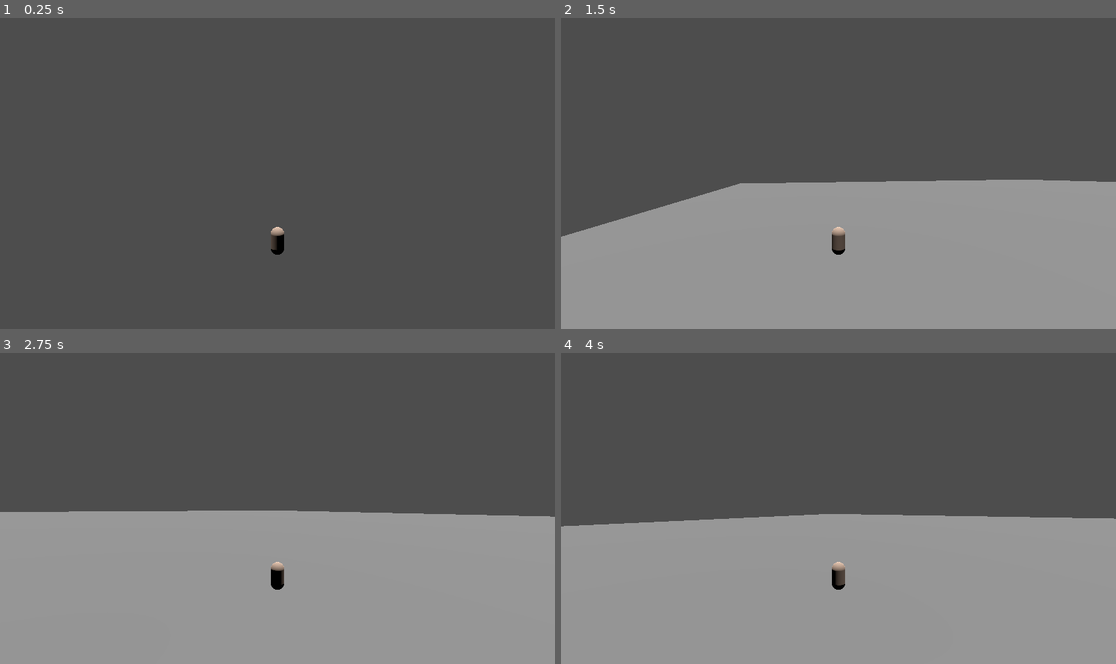
Above: before the commit, frames 1-4 (two rows, left to right).
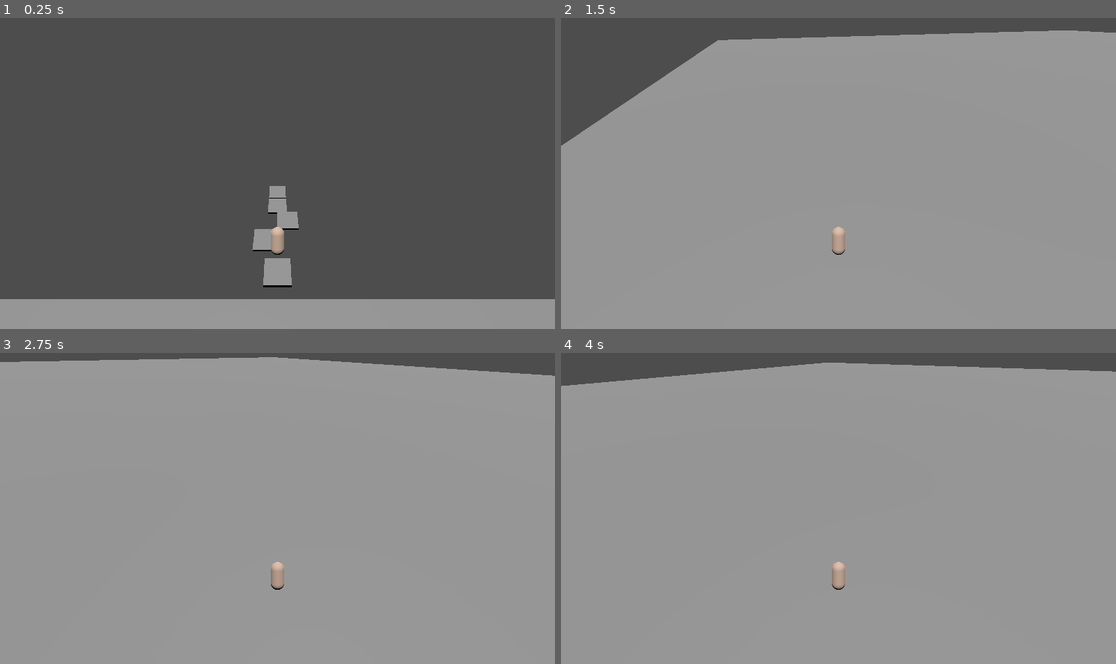
Above: after the commit, the same moments.

Repository: ankit-suman-07/Platform_3D
Game: Godot game, scene res://scenes/world.tscn
The game is run twice, just before and just after one commit, with the same random seed, the same clock (stepped at 60 frames per second) and the same inputs.
Inputs:
- Up to frame 1 (0.25 s): no input
- Up to frame 2 (1.5 s): hold D (right) 0.53-1.28 s; tap Space (jump) at 0.6, 0.77, 1.07, 1.35 s; hold S (back) from 1.28 s (still down)
- Up to frame 3 (2.75 s): tap Space (jump) at 1.52, 1.82, 2.1 s; release S (back) at 2.03 s; hold D (right) from 2.03 s (still down)
- Up to frame 4 (4 s): release D (right) at 2.78 s; hold W (forward) 2.78-3.53 s; tap Space (jump) at 2.85, 3.02, 3.32, 3.6, 3.77 s; hold A (left) from 3.53 s (still down)

The runs differ from the first frame. In frame 1, 11% of the frame differs, in the area x 0-100%, y 54-100%; in frame 2, 45%; in frame 3, 48%, in the area x 0-100%, y 1-76%; in frame 4, 48%.

Commit message:
Add scripts to player and platform

Diff:
--- a/scenes/platform.tscn
+++ b/scenes/platform.tscn
@@ -1,10 +1,13 @@
-[gd_scene load_steps=3 format=3 uid="uid://cfdjl2p08e0nq"]
+[gd_scene load_steps=4 format=3 uid="uid://cfdjl2p08e0nq"]
+
+[ext_resource type="Script" uid="uid://dhqmolqfl2o86" path="res://scripts/platform.gd" id="1_ba0x2"]
 
 [sub_resource type="BoxMesh" id="BoxMesh_v4t87"]
 
 [sub_resource type="BoxShape3D" id="BoxShape3D_ba0x2"]
 
 [node name="platform" type="StaticBody3D"]
+script = ExtResource("1_ba0x2")
 
 [node name="MeshInstance3D" type="MeshInstance3D" parent="."]
 transform = Transform3D(2, 0, 0, 0, 0.5, 0, 0, 0, 2, 0, 0, 0)
--- a/scenes/platform_large.tscn
+++ b/scenes/platform_large.tscn
@@ -1,10 +1,13 @@
-[gd_scene load_steps=3 format=3 uid="uid://dg8p11xsr1ecd"]
+[gd_scene load_steps=4 format=3 uid="uid://dg8p11xsr1ecd"]
+
+[ext_resource type="Script" uid="uid://dhqmolqfl2o86" path="res://scripts/platform.gd" id="1_h3deo"]
 
 [sub_resource type="BoxMesh" id="BoxMesh_gu0fa"]
 
 [sub_resource type="BoxShape3D" id="BoxShape3D_h3deo"]
 
 [node name="platform_large" type="StaticBody3D"]
+script = ExtResource("1_h3deo")
 
 [node name="MeshInstance3D" type="MeshInstance3D" parent="."]
 transform = Transform3D(4, 0, 0, 0, 0.5, 0, 0, 0, 4, 0, 0, 0)
--- a/scenes/start_floor.tscn
+++ b/scenes/start_floor.tscn
@@ -8,9 +8,9 @@
 transform = Transform3D(10, 0, 0, 0, 10, 0, 0, 0, 10, 0, 0, 0)
 
 [node name="MeshInstance3D" type="MeshInstance3D" parent="."]
-transform = Transform3D(10, 0, 0, 0, 10, 0, 0, 0, 10, 0, 0, 0)
+transform = Transform3D(10, 0, 0, 0, 5, 0, 0, 0, 10, 0, 0, 0)
 mesh = SubResource("BoxMesh_e3hbt")
 
 [node name="CollisionShape3D" type="CollisionShape3D" parent="."]
-transform = Transform3D(10, 0, 0, 0, 10, 0, 0, 0, 10, 0, 0, 0)
+transform = Transform3D(10, 0, 0, 0, 5, 0, 0, 0, 10, 0, 0, 0)
 shape = SubResource("BoxShape3D_h72lv")
--- a/scenes/world.tscn
+++ b/scenes/world.tscn
@@ -7,10 +7,10 @@
 [node name="World" type="Node3D"]
 
 [node name="StartFloor" parent="." instance=ExtResource("1_nnsk1")]
-transform = Transform3D(10, 0, 0, 0, 10, 0, 0, 0, 10, 0, -49.6138, 0)
+transform = Transform3D(10, 0, 0, 0, 10, 0, 0, 0, 10, 0, -24.7646, 0)
 
 [node name="player" parent="." instance=ExtResource("2_rwgxs")]
-transform = Transform3D(-4.37114e-08, 0, -1, 0, 1, 0, 1, 0, -4.37114e-08, 40.8123, 28.8628, 0)
+transform = Transform3D(-3.43731e-08, 0.617764, -0.786364, 2.70033e-08, 0.786364, 0.617764, 1, 0, -4.37114e-08, 40.8123, 28.8628, 0)
 
 [node name="Camera3D" type="Camera3D" parent="player"]
 transform = Transform3D(1, 0, 0, 0, 1, 0, 0, 0, 1, 1.42109e-14, 1, 3)
--- /dev/null
+++ b/scripts/platform.gd
@@ -0,0 +1,33 @@
+# Platform.gd
+extends StaticBody3D
+
+@export var depress_amount: float = 1.5          # Distance platform goes down
+@export var depress_speed: float = 5.0            # Speed when going down
+@export var recover_speed: float = 2.0            # Speed when coming back up
+
+var original_position: Vector3
+var target_position: Vector3
+var depressed: bool = false
+
+func _ready() -> void:
+	original_position = global_transform.origin
+	target_position = original_position
+
+func _process(delta: float) -> void:
+	var lerp_speed := recover_speed
+	if depressed:
+		lerp_speed = depress_speed
+	global_transform.origin = global_transform.origin.lerp(target_position, delta * lerp_speed)
+
+func depress() -> void:
+	if depressed:
+		return  # ✅ Prevent re-triggering
+	depressed = true
+	target_position = original_position + Vector3(0, -depress_amount, 0)
+
+	await get_tree().create_timer(0.2).timeout
+	restore()
+
+func restore() -> void:
+	depressed = false
+	target_position = original_position
--- a/scripts/player.gd
+++ b/scripts/player.gd
@@ -1,36 +1,50 @@
 extends CharacterBody3D
 
-const SPEED = 5.0
-const GRAVITY = 9.8 * 4
-const JUMP_VELOCITY = 12
-const TURN_SPEED = 2.5  # radians per second
+const SPEED := 5.0
+const GRAVITY := 9.8 * 4
+const JUMP_VELOCITY := 12
+const TURN_SPEED := 2.5  # radians per second
 
-func _physics_process(delta):
-	# Gravity
+var was_in_air := false  # ✅ New variable to track air state
+
+func _physics_process(delta: float) -> void:
+	# ---- Gravity ----
 	if not is_on_floor():
 		velocity.y -= GRAVITY * delta
+		was_in_air = true
 	else:
+		if was_in_air:
+			# We just landed
+			was_in_air = false
+			# Check collisions only when we land
+			_check_for_platform_impact()
 		if Input.is_action_just_pressed("jump"):
-			print("Jumping")
 			velocity.y = JUMP_VELOCITY
 
-	# Rotation input (left/right)
+	# ---- Rotation ----
 	if Input.is_action_pressed("left"):
 		rotation.y += TURN_SPEED * delta
 	if Input.is_action_pressed("right"):
 		rotation.y -= TURN_SPEED * delta
 
-	# Forward/backward movement in facing direction
-	var direction = Vector3.ZERO
+	# ---- Movement ----
+	var direction := Vector3.ZERO
 	if Input.is_action_pressed("forward"):
 		direction -= transform.basis.z
 	if Input.is_action_pressed("back"):
 		direction += transform.basis.z
-
-	direction.y = 0  # Prevent any vertical movement in direction
+	direction.y = 0
 	direction = direction.normalized()
 
 	velocity.x = direction.x * SPEED
 	velocity.z = direction.z * SPEED
 
 	move_and_slide()
+
+
+func _check_for_platform_impact() -> void:
+	for i in range(get_slide_collision_count()):
+		var collision := get_slide_collision(i)
+		var collider := collision.get_collider()
+		if collider is StaticBody3D and collider.has_method("depress"):
+			collider.depress()
Not shown, added: scripts/platform.gd.uid
